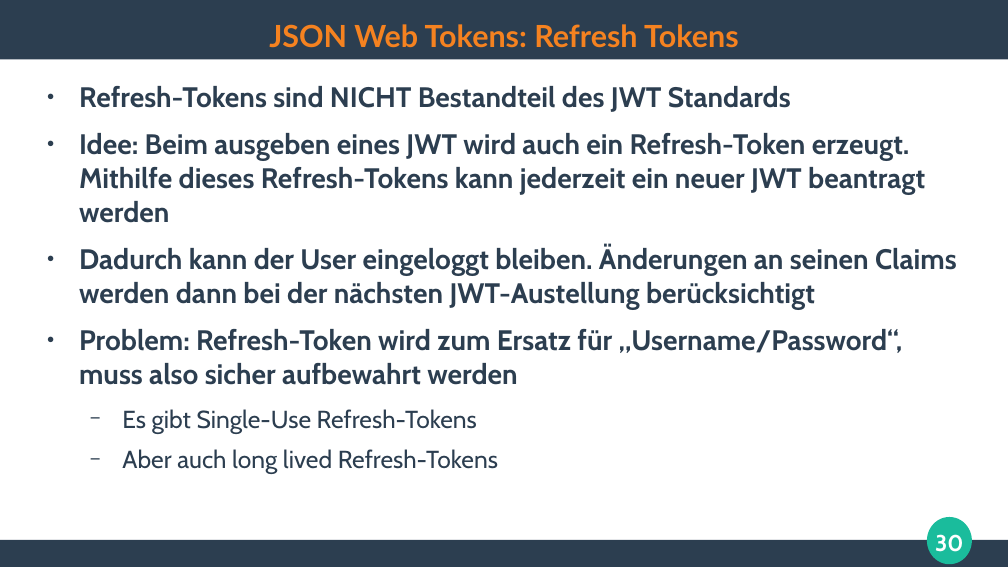
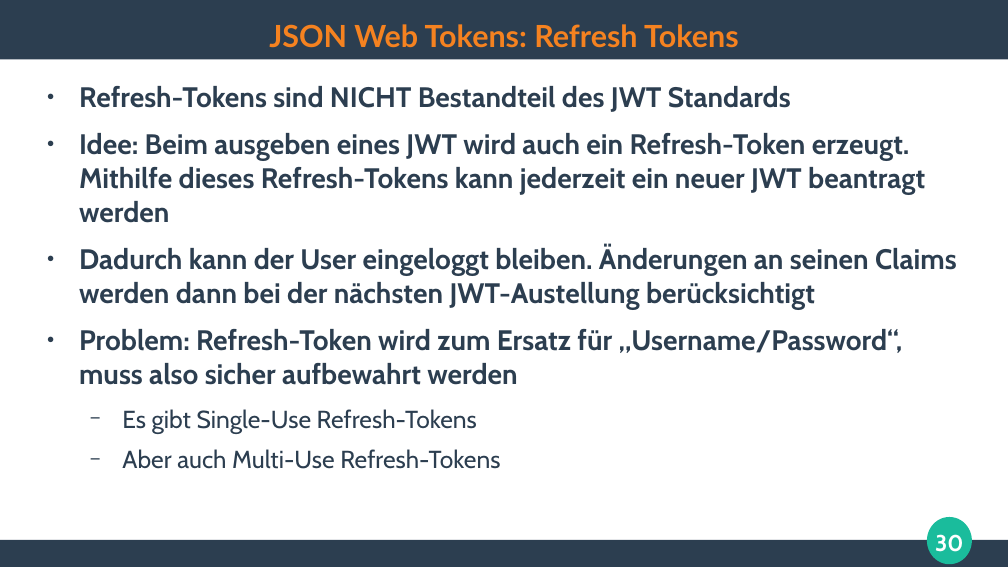
Before and after one commit to ghandmann/HS-AlbSig-WebAnwendungen2, a slide deck: slide 30 of Kapitel/07_Authentication.odp. Drawn at 1008x567 pixels with LibreOffice and Linux fonts; fonts in the diff are those of the drawing. Boxes give left, top, right and bottom in pixels: in the first picture for what was removed or moved away, otherwise in the second. Text is boxed around its words. In the diff, an @@ line names an element or a change of style, - is before the commit and + after.

Commit message:
More typos fixed :)

```diff
--- a/Kapitel/07_Authentication.odp
+++ b/Kapitel/07_Authentication.odp
@@ text at (122,449,500,469): text changed @@
-  − Aber auch long lived Refresh-Tokens
+  − Aber auch Multi-Use Refresh-Tokens
```
Also in this commit, not shown: 1 other slide changed.
